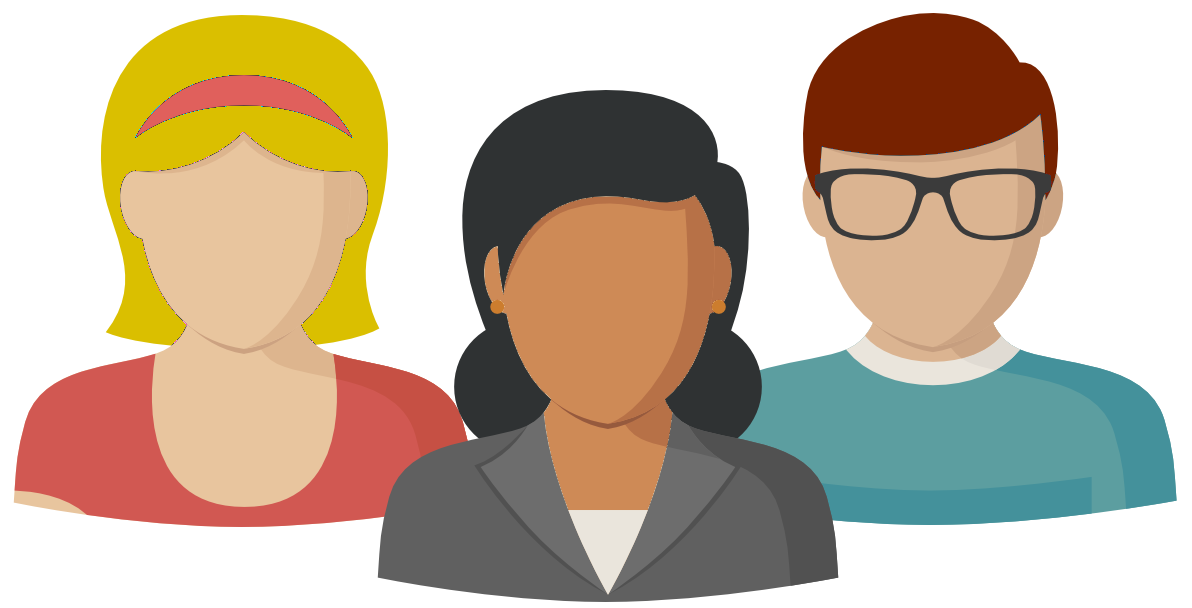
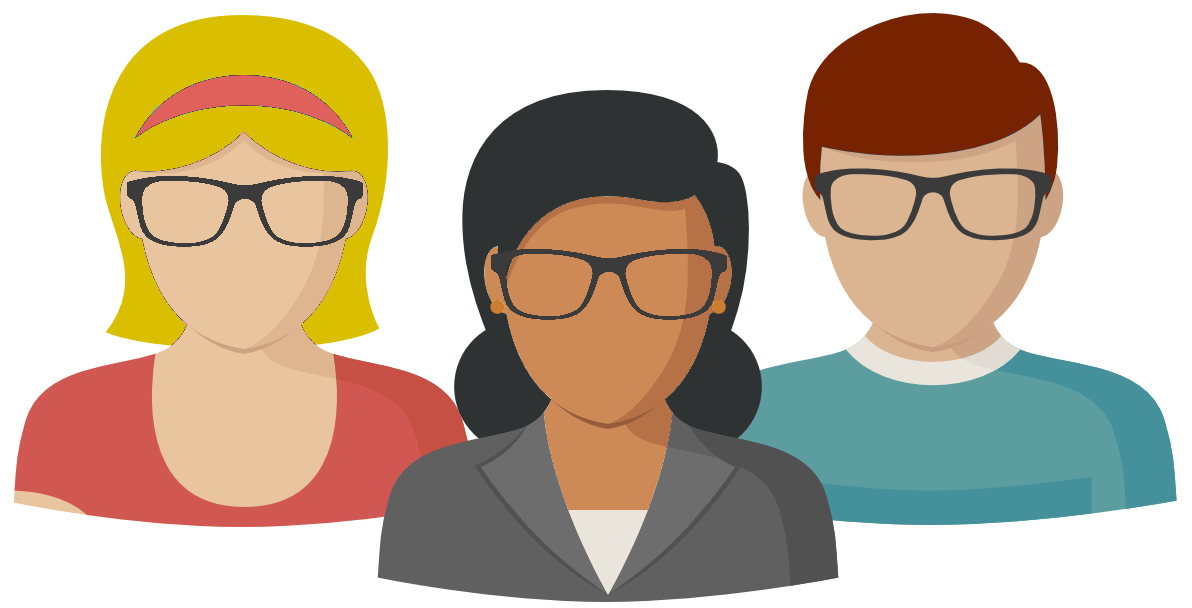
Layers edited between the first and the second 1192×608 image:
added layer "Pasted Layer copy" above "Pasted Layer" over bbox(491, 249, 727, 320)
added layer "Pasted Layer" above "Background" over bbox(127, 176, 363, 247)
